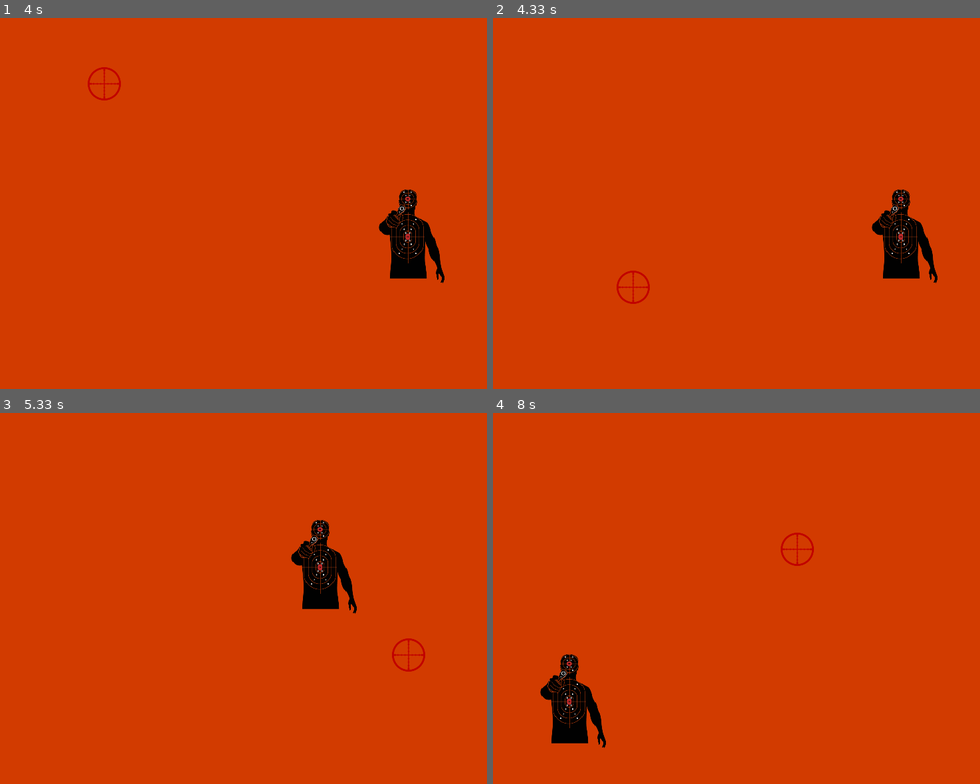
Above: before the commit, frames 1-4 (two rows, left to right).
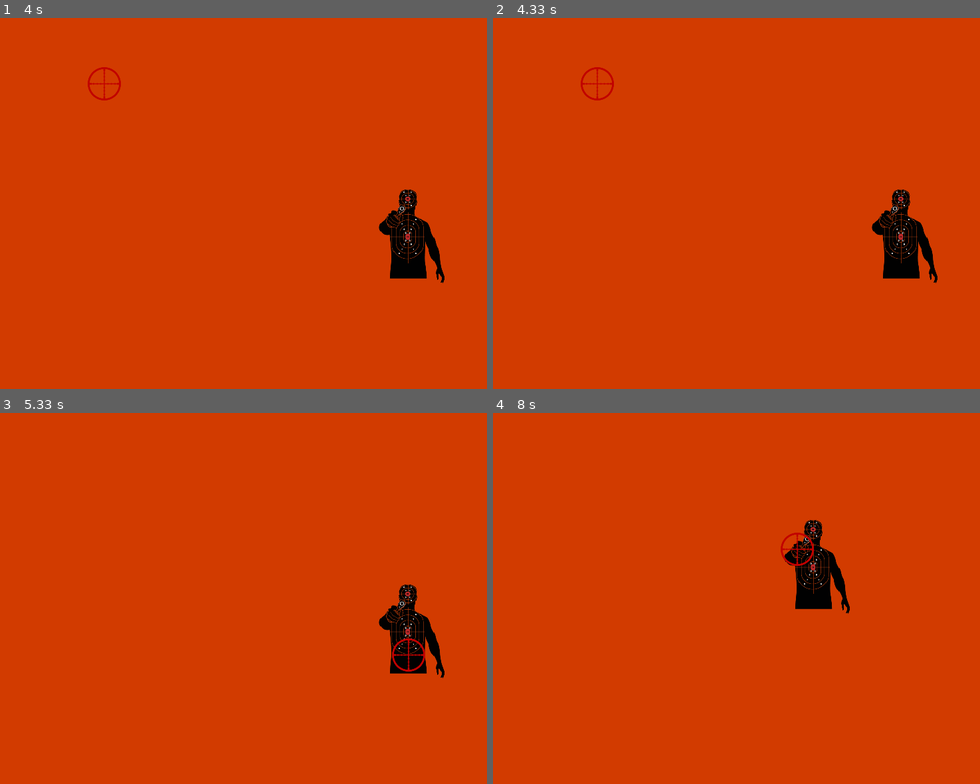
Above: after the commit, the same moments.

Repository: palex08/Pygame_shooting_range
Game: pygame game, started from main.py
Same seed, same stepped clock (60 frames per second), same inputs: the game is played once before the commit and once after it.
Inputs (mouse positions are in pixels of both pictures, inside the frame that each line leads up to):
- Up to frame 1 (4 s): click (267, 218) at 0.38 s; click (316, 307) at 0.72 s; click (462, 359) at 1.12 s; click (141, 140) at 1.43 s; click (272, 259) at 1.87 s; click (467, 366) at 2.22 s; click (180, 88) at 2.6 s; click (448, 322) at 2.9 s; move the mouse to (457, 184) at 3.17 s; click (457, 184) at 3.33 s; move the mouse to (97, 166) at 3.63 s; click (97, 166) at 3.68 s; move the mouse to (102, 84) at 3.97 s
- Up to frame 2 (4.33 s): click (595, 84) at 4.07 s; move the mouse to (634, 288) at 4.3 s
- Up to frame 3 (5.33 s): click (141, 683) at 4.37 s; move the mouse to (150, 542) at 4.63 s; click (150, 542) at 4.8 s; click (409, 654) at 5.15 s
- Up to frame 4 (8 s): click (643, 539) at 5.53 s; click (590, 635) at 5.83 s; click (945, 605) at 6.27 s; click (921, 709) at 6.62 s; move the mouse to (634, 750) at 6.9 s; click (634, 750) at 7 s; click (570, 750) at 7.3 s; move the mouse to (794, 550) at 7.57 s; click (794, 550) at 7.73 s

Frame 1 is identical in both runs. In frame 2, 0.3% of the frame differs, in the area x 18-33%, y 13-78%; in frame 3, 3.5%; in frame 4, 3.5%, in the area x 9-74%, y 28-91%.

Commit message:
add sound effects

Diff:
--- a/main.py
+++ b/main.py
@@ -1,7 +1,9 @@
 import pygame
 import random
+import time
 
 pygame.init()
+pygame.mixer.init()
 
 # infoObject = pygame.display.Info()
 # SCREEN_WIDTH = infoObject.current_w
@@ -24,6 +26,8 @@
 cursor_img = pygame.image.load("img/cursor.png")
 pygame.mouse.set_visible(False)
 
+sound_shot = pygame.mixer.Sound("sounds/shot.mp3")
+sound_refill = pygame.mixer.Sound("sounds/refill.mp3")
 
 running = True
 while running:
@@ -39,6 +43,9 @@
             running = False
 
         if event.type == pygame.MOUSEBUTTONDOWN:
+            sound_shot.play()
+            time.sleep(0.3)
+            sound_refill.play()
 
             if target_x + 33 < event.pos[0] < target_x + 87 and target_y + 45 < event.pos[1] < target_y + 115:
                 target_x = random.randint(0, SCREEN_WIDTH - 120)
@@ -46,4 +53,5 @@
             elif target_x + 50 < event.pos[0] < target_x + 73 and target_y + 5 < event.pos[1] < target_y + 37:
                 target_x = random.randint(0, SCREEN_WIDTH - 120)
                 target_y = random.randint(0, SCREEN_HEIGHT - 150)
+
 pygame.quit()
Not shown, added: sounds/refill.mp3
Not shown, added: sounds/shot.mp3
